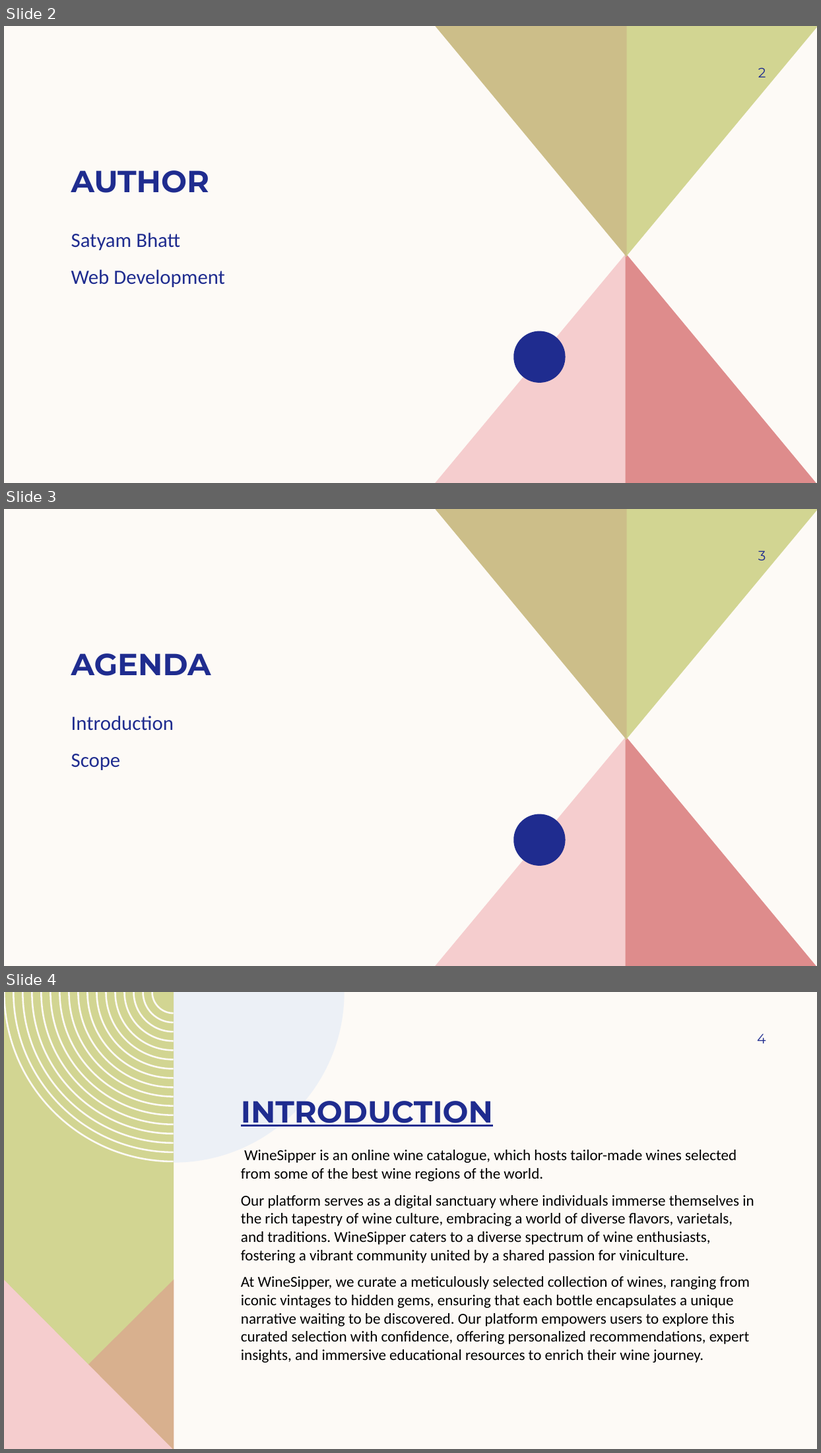
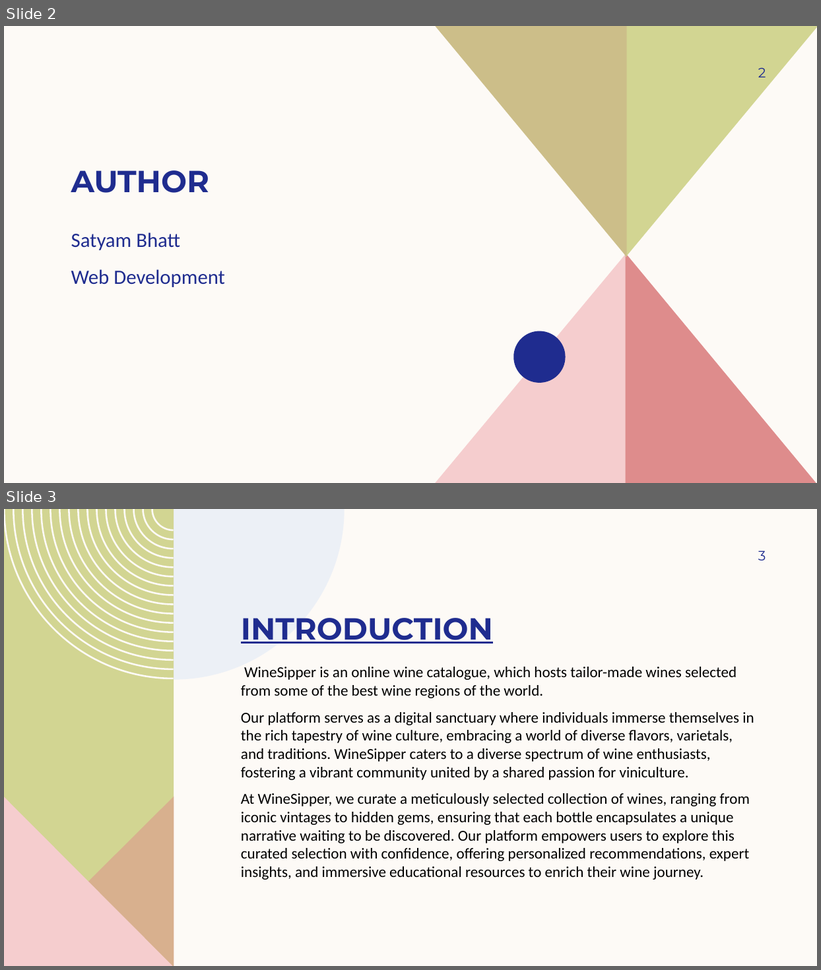
Before and after one commit to Satyamb-03/Web-Dev-WineSipper-, a slide deck: Project/WINE CATALOGUE.pptx. Shown one above the other, each under a label of ours: slides 2, 3 and 4 before the commit, slides 2 and 3 after it. The pictures are 821x1453 and 821x970 pixels, drawn with LibreOffice and Linux fonts; fonts in the diff are those of the drawing. Boxes give left, top, right and bottom in pixels: in the first picture for what was removed or moved away, otherwise in the second. Text is boxed around its words. In the diff, an @@ line names an element or a change of style, - is before the commit and + after.

```diff
--- a/Project/WINE CATALOGUE.pptx
+++ b/Project/WINE CATALOGUE.pptx
@@ slide 3 removed at (4,509,817,966), background #FDFAF6; not listed: 5 template elements that a slide beside it also shows @@
@@ page number removed at (758,551,766,560) @@
-3
@@ title removed at (71,654,211,676) @@
-AGENDA
@@ text removed at (71,716,174,770) @@
-Introduction
-Scope
@@ what was slide 4 is now slide 3 @@
@@ page number at (758,551,766,560): text changed @@
-4
+3
```
Also in this commit, not shown: 3 slides changed, 18 other files.
